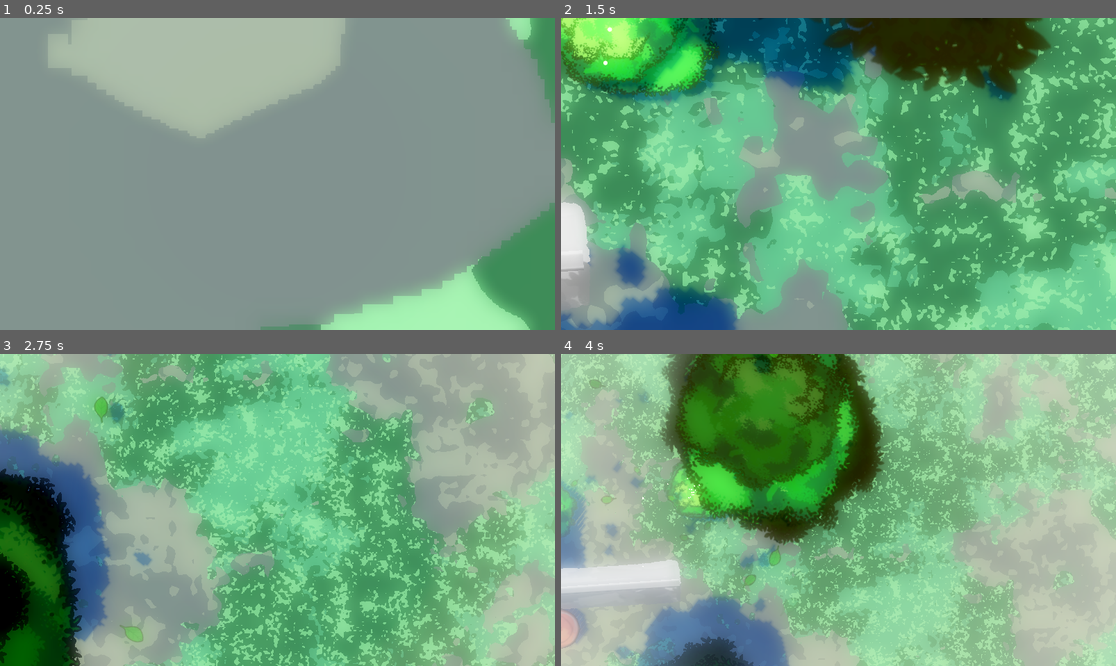
Above: before the commit, frames 1-4 (two rows, left to right).
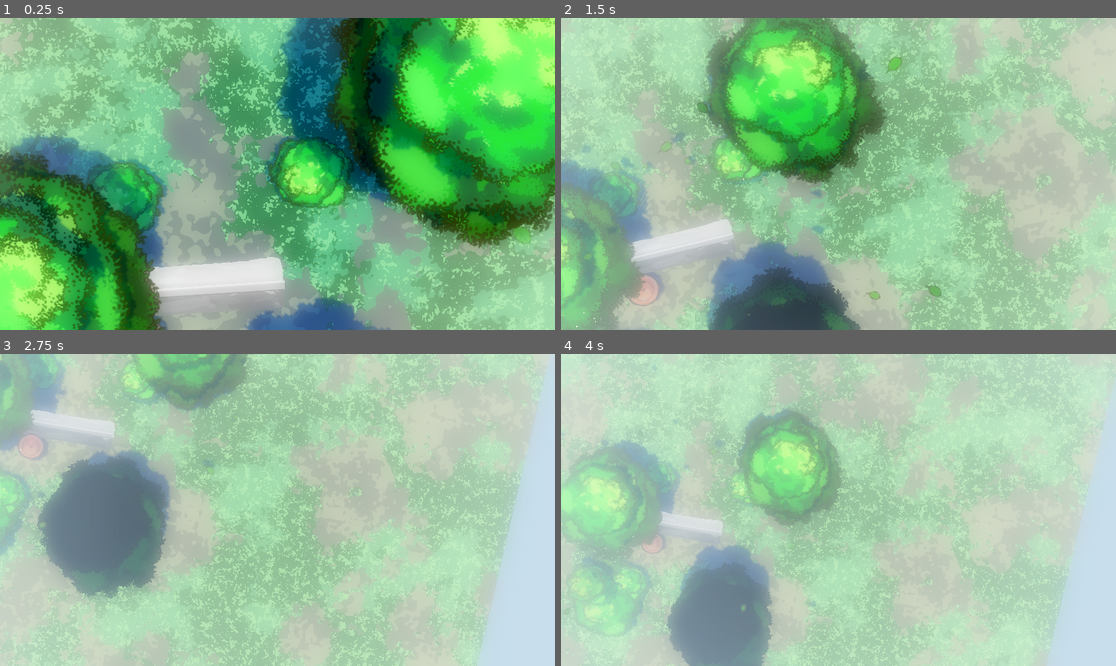
Above: after the commit, the same moments.

Repository: BoikoMaximAlexeevych/TUB3_GraphicsPlayground
Game: Godot game, scene res://node_3d.tscn
The game is run twice, just before and just after one commit, with the same random seed, the same clock (stepped at 60 frames per second) and the same inputs.
Inputs:
- Up to frame 1 (0.25 s): no input
- Up to frame 2 (1.5 s): hold Right (ui_right) 0.53-1.28 s; hold Q (Ascend) 0.53-1.28 s; hold Down (ui_down) from 1.28 s (still down); tap Q (Ascend) at 1.35 s
- Up to frame 3 (2.75 s): release Down (ui_down) at 2.03 s; hold Right (ui_right) from 2.03 s (still down); hold Q (Ascend) from 2.03 s (still down)
- Up to frame 4 (4 s): release Right (ui_right) at 2.78 s; release Q (Ascend) at 2.78 s; hold Up (ui_up) 2.78-3.53 s; tap Q (Ascend) at 2.85 s; hold Left (ui_left) from 3.53 s (still down); hold Q (Ascend) from 3.53 s (still down)

The runs differ from the first frame. In frame 1, 92% of the frame differs, in the area x 0-100%, y 0-100%; in frame 2, 96%; in frame 3, 93%; in frame 4, 85%.

Commit message:
tweaks+cam movement

Diff:
--- a/camera_3d.gd
+++ b/camera_3d.gd
@@ -1,8 +1,19 @@
 extends Camera3D
+
+var previous_input: Vector2
+var dif: float
 
 func _process(delta):
 	var input = Vector2(int(Input.is_action_pressed("ui_right")) - int(Input.is_action_pressed("ui_left")),
 	int(Input.is_action_pressed("ui_down")) - int(Input.is_action_pressed("ui_up"))) * delta * 10
 
 	var vertical_input = (int(Input.is_action_pressed("Ascend")) - int(Input.is_action_pressed("Descend")))* delta * 5
+
+	if input != previous_input:
+		dif = sign(input.angle_to(previous_input)) * (input - previous_input).length()
+		print("input changed: ", dif)
+		previous_input = input
+
+	self.rotation.y = lerp(self.rotation.y, dif, 0.1)
+
 	self.position += Vector3(input.x, vertical_input, input.y)
--- a/node_3d.tscn
+++ b/node_3d.tscn
@@ -39,7 +39,7 @@
 shader_parameter/sway_speed = 2.56200011843512
 shader_parameter/sway_strength = 0.0170000008075
 shader_parameter/noise_scale = 5.0
-shader_parameter/darken = 0.22000001045
+shader_parameter/darken = 0.2400000114
 shader_parameter/time_offset = 0.0
 
 [sub_resource type="ShaderMaterial" id="ShaderMaterial_cdqbm"]
@@ -49,7 +49,7 @@
 shader_parameter/sway_speed = 2.40000011074012
 shader_parameter/sway_strength = 0.01
 shader_parameter/noise_scale = 5.0
-shader_parameter/darken = 0.626000029735
+shader_parameter/darken = 0.0
 shader_parameter/time_offset = 0.0
 
 [sub_resource type="QuadMesh" id="QuadMesh_cdqbm"]
@@ -161,20 +161,29 @@
 emission_box_extents = Vector3(7.43, 7.825, 1)
 angle_min = -720.0
 angle_max = 720.0
-direction = Vector3(-0.64, 0, 0)
+direction = Vector3(-1.69, 0, 0)
 initial_velocity_min = 3.0
-initial_velocity_max = 8.0
+initial_velocity_max = 10.679999
 orbit_velocity_min = 9.49949e-08
 orbit_velocity_max = 9.49949e-08
-gravity = Vector3(0, -0.62, 0)
+gravity = Vector3(0, -0.22, 0)
+linear_accel_min = -2.2351742e-06
+linear_accel_max = 54.569996
 radial_accel_min = -2.2351742e-06
 radial_accel_max = -2.2351742e-06
+tangential_accel_min = -2.2351742e-06
+tangential_accel_max = 0.99999774
+damping_max = 1.0
 scale_min = 0.7
 scale_max = 1.1
 scale_curve = SubResource("CurveTexture_tcnuu")
 color_ramp = SubResource("GradientTexture1D_wlxy5")
 hue_variation_min = -2.2351742e-08
 hue_variation_max = -2.2351742e-08
+turbulence_enabled = true
+turbulence_noise_strength = 0.1
+turbulence_noise_scale = 0.6
+turbulence_noise_speed = Vector3(0.17, 0.135, 0.095)
 
 [sub_resource type="QuadMesh" id="QuadMesh_i0g27"]
 lightmap_size_hint = Vector2i(7, 7)
@@ -510,7 +519,7 @@
 texture = SubResource("CompressedTexture2D_imku0")
 
 [node name="Camera3D" type="Camera3D" parent="." unique_id=1838905069]
-transform = Transform3D(1, 0, 0, 0, -4.371139e-08, 1, 0, -1, -4.371139e-08, 0.91608095, 0.31181526, 1.5680904)
+transform = Transform3D(1, 0, 0, 0, -4.371139e-08, 1, 0, -1, -4.371139e-08, 2.916081, 8.942251, 0.56809044)
 environment = SubResource("Environment_cdqbm")
 attributes = SubResource("CameraAttributesPractical_imku0")
 near = 0.034
@@ -538,7 +547,7 @@
 
 [node name="Leaves" type="GPUParticles3D" parent="." unique_id=421851852]
 transform = Transform3D(1.0000002, 0, 0, 0, -4.3711385e-08, -0.99999994, 0, 0.99999994, -4.3711385e-08, 8.104245, 2.982799, 5.461123)
-amount = 50
+amount = 30
 lifetime = 3.0
 visibility_aabb = AABB(-10.525, -11.135, -4, 21.995, 21.695, 8)
 process_material = SubResource("ParticleProcessMaterial_tuemg")
--- a/tree_mat.tres
+++ b/tree_mat.tres
@@ -11,5 +11,5 @@
 shader_parameter/sway_speed = 1.16200005193512
 shader_parameter/sway_strength = 0.022000001045
 shader_parameter/noise_scale = 6.2530002495175
-shader_parameter/darken = 0.86800004123
+shader_parameter/darken = 0.5650000268375
 shader_parameter/time_offset = 0.0
